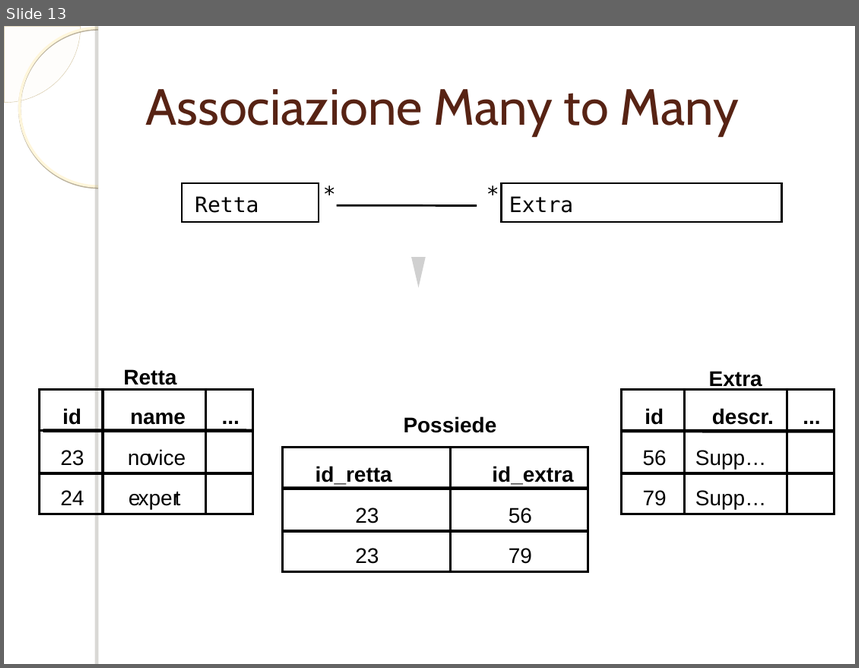
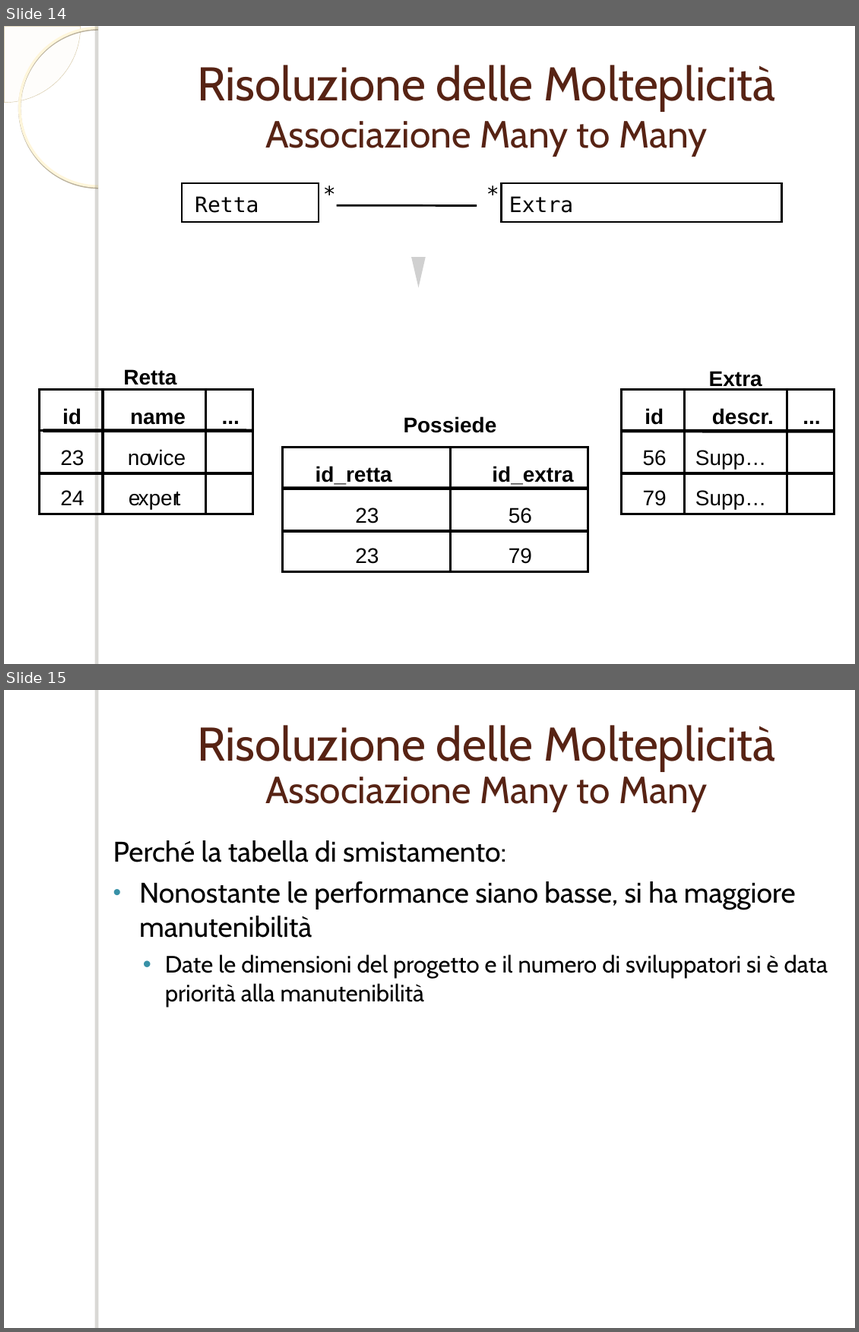
Before and after one commit to ammirate/at-silo, a slide deck: documenti_comuni/PresentazioneDB.ppt. Shown one above the other, each under a label of ours: slide 13 before the commit, slides 14 and 15 after it. The pictures are 859x668 and 859x1332 pixels, drawn with LibreOffice and Linux fonts; fonts in the diff are those of the drawing; grey boxes stand for pictures; background and template pictures are left out. Boxes give left, top, right and bottom in pixels: in the first picture for what was removed or moved away, otherwise in the second. Text is boxed around its words. In the diff, an @@ line names an element or a change of style, - is before the commit and + after.

```diff
--- a/documenti_comuni/PresentazioneDB.ppt
+++ b/documenti_comuni/PresentazioneDB.ppt
@@ slide 15 added at <box>4,690,855,1328</box>, background picture (left out); not listed: 1 template element that a slide beside it also shows @@
@@ text added at <box>197,725,775,812</box>, 40 pt, text #572314 @@
+Risoluzione delle Molteplicità
+Associazione Many to Many
@@ text added at <box>113,840,828,1007</box>, 24 pt, text #000000 @@
+Perché la tabella di smistamento:
+• Nonostante le performance siano basse, si ha maggiore manutenibilità
+  • Date le dimensioni del progetto e il numero di sviluppatori si è data priorità alla manutenibilità
@@ what was slide 13 is now slide 14 @@
@@ slide 14 changed as well @@
@@ title at <box>197,65,775,156</box>: text changed; size 43 to 40 pt @@
-Associazione Many to Many
+Risoluzione delle Molteplicità
+Associazione Many to Many
```
Also in this commit, not shown: 14 other slides changed, 2 other slides added, 1 slide removed.
